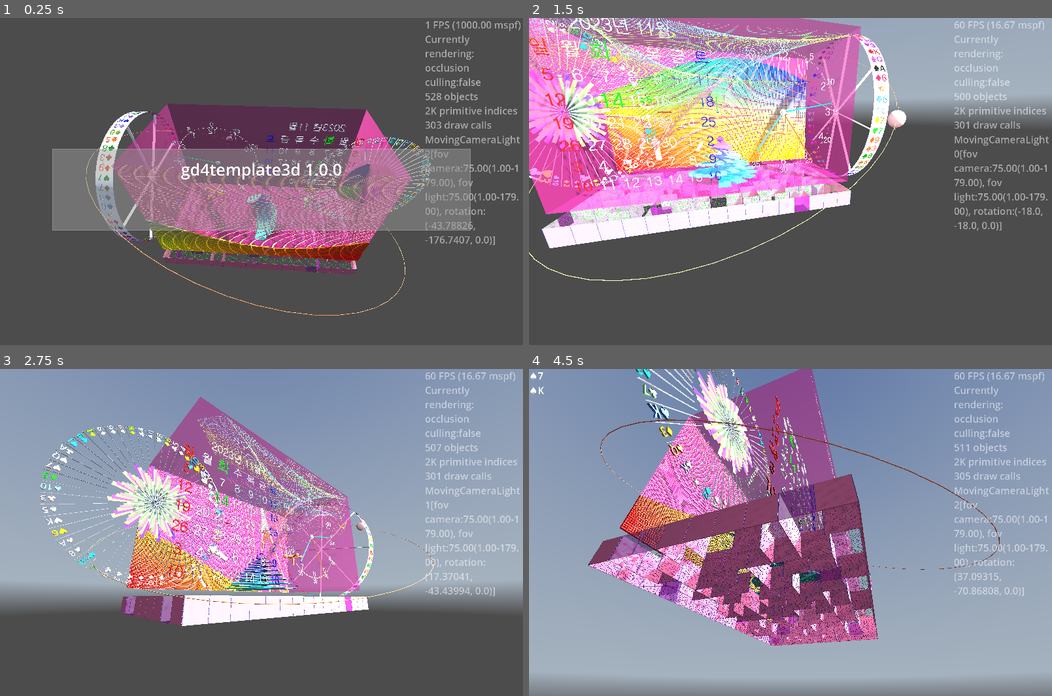
Above: before the commit, frames 1-4 (two rows, left to right).
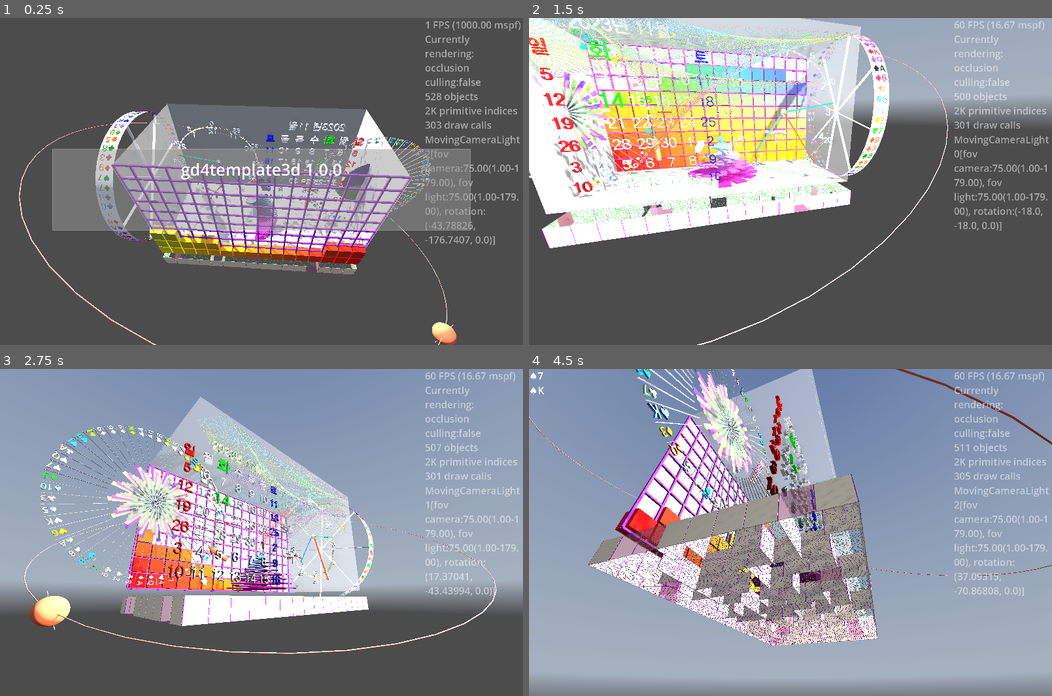
Above: after the commit, the same moments.

Repository: kasworld/gd4template3d
Game: Godot game, scene res://main.tscn
Same seed, same stepped clock (60 frames per second), same inputs: the game is played once before the commit and once after it. A sky picture missing from this copy of the repository is replaced by a grey-blue gradient.
Inputs (mouse positions are in pixels of both pictures, inside the frame that each line leads up to):
- Up to frame 1 (0.25 s): no input
- Up to frame 2 (1.5 s): tap Enter at 0.5 s; move the mouse to (905, 165) at 0.52 s; hold Right 0.53-1.28 s; tap Q at 0.6 s; click (905, 165) at 0.67 s; move the mouse to (685, 197) at 1.27 s; hold Down from 1.28 s (still down); tap E at 1.35 s
- Up to frame 3 (2.75 s): move the mouse to (313, 460) at 2.02 s; release Down at 2.03 s; hold Right from 2.03 s (still down); tap Enter at 2.1 s
- Up to frame 4 (4.5 s): move the mouse to (764, 597) at 2.77 s; release Right at 2.78 s; hold Up 2.78-3.53 s; tap Q at 2.85 s; click (764, 597) at 2.92 s; move the mouse to (947, 581) at 3.52 s; hold Left from 3.53 s (still down); tap E at 3.6 s; move the mouse to (633, 483) at 4.27 s; tap Enter at 4.35 s

The runs differ from the first frame. In frame 1, 21% of the frame differs, in the area x 3-88%, y 26-100%; in frame 2, 27%, in the area x 0-81%, y 0-100%; in frame 3, 16%; in frame 4, 25%.

Commit message:
adjust size

Diff:
--- a/main.gd
+++ b/main.gd
@@ -146,15 +146,18 @@
 
 
 func wavegauge_demo(base_pos :Vector3 = Vector3.ZERO) -> void:
-	var wavegauge_size := WorldSize
-	wavegauge_size.z = 1
-	$WaveGauge.init(wavegauge_size, Vector3i(wavegauge_size), WaveGauge.color_list, 0.1, 1.0 )
+	$WaveGauge.init(Vector3(WorldSize.x,WorldSize.y,WorldSize.z/10), Vector3i(16,9,1), WaveGauge.color_list, 0.1, 1.0 )
 	$WaveGauge.position = base_pos
+
+func wirenet_demo(base_pos :Vector3 = Vector3.ZERO) -> void:
+	$WireNet.init_wire_net(Vector2(WorldSize.x,WorldSize.y), Vector2i(17,10), WorldSize.x/160, random_color())
+	$WireNet.position = base_pos
+
 
 func wallbox_demo(base_pos :Vector3 = Vector3.ZERO) -> void:
 	$WallBox.mesh.size = WorldSize
 	$WallBox.position = base_pos
-	$WallBox.mesh.material.albedo_color = Color(random_color(), 0.5)
+	$WallBox.mesh.material.albedo_color = Color(Color.WHITE, 0.5)
 
 func maze3d_demo(base_pos :Vector3 = Vector3.ZERO) -> void:
 	var ms := Maze3DSetting.new_default()
@@ -166,7 +169,7 @@
 
 
 var bound_aabb :AABB
-var trailmesh_radius := 1.0
+var trailmesh_radius := WorldSize.length()/100
 func meshtrail_demo(base_pos :Vector3 = Vector3.ZERO) -> void:
 	bound_aabb = AABB( base_pos -WorldSize/2, WorldSize)
 	var count := 20
@@ -227,24 +230,21 @@
 	mat1.albedo_color = random_color()
 	var mat2 := StandardMaterial3D.new()
 	mat2.albedo_color = random_color()
-	$OrbitSphere.궤도설정(diagonal_length*1.1, 1.0/3, axis1, a120*2).구설정(WorldSize.x/40, WorldSize.x/50, Vector3.UP).구재질설정(mat2).궤도재질설정(mat1)
+	$OrbitSphere.궤도설정(diagonal_length*1.3, diagonal_length/200, axis1, a120*2).구설정(WorldSize.x/40, WorldSize.x/50, Vector3.UP).구재질설정(mat2).궤도재질설정(mat1)
 	$OrbitSphere.position = base_pos
 
 func calendar_demo(base_pos :Vector3 = Vector3.ZERO) -> void:
-	$Calendar3d.init(WorldSize.x/2, WorldSize.y, 2, WorldSize.y/2.0/6 , false )
+	$Calendar3d.init(WorldSize.x/2, WorldSize.y, WorldSize.z/10, WorldSize.y/2.0/6 , false )
 	$Calendar3d.rotate_y(PI/2)
 	$Calendar3d.rotate_x(PI/2)
 	$Calendar3d.position = base_pos
 
 func clock_demo(base_pos :Vector3 = Vector3.ZERO) -> void:
-	$AnalogClock3d.init(WorldSize.x/4, 2, WorldSize.y/2.0/7 ,9.0, false )
+	$AnalogClock3d.init(WorldSize.x/4, WorldSize.z/10, WorldSize.y/2.0/7 ,9.0, false )
 	$AnalogClock3d.rotate_y(PI/2)
 	$AnalogClock3d.rotate_x(PI/2)
 	$AnalogClock3d.position = base_pos
 
-func wirenet_demo(base_pos :Vector3 = Vector3.ZERO) -> void:
-	$WireNet.init_wire_net(Vector2(WorldSize.x,WorldSize.y), Vector2i(WorldSize.x-1,WorldSize.y-1), 0.1, random_color())
-	$WireNet.position = base_pos
 
 func bartree_demo(base_pos :Vector3 = Vector3.ZERO) -> void:
 	var tree_size := Vector3(WorldSize.x/3, WorldSize.y/3, WorldSize.x/3 * randf_range(0.5 , 2.0)/10)
